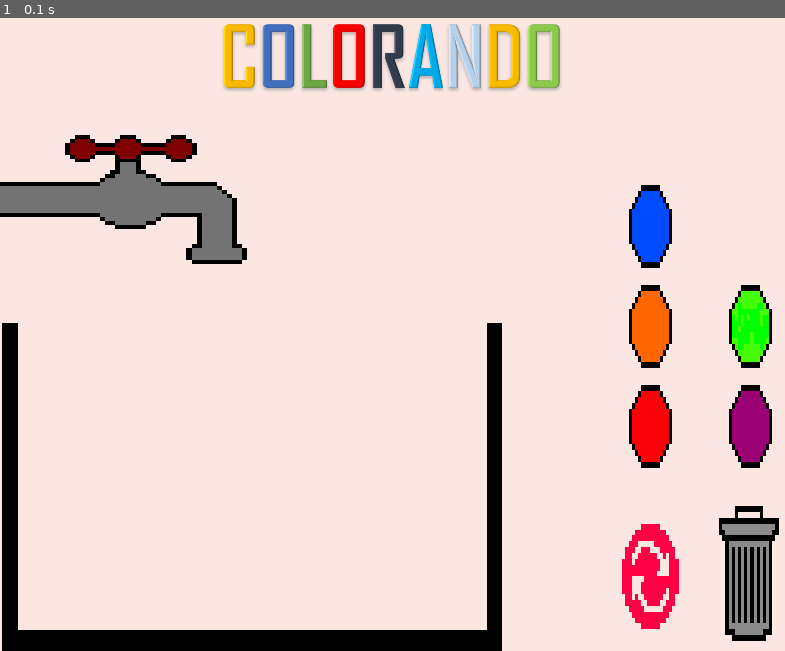
Above: before the commit, frame 1.
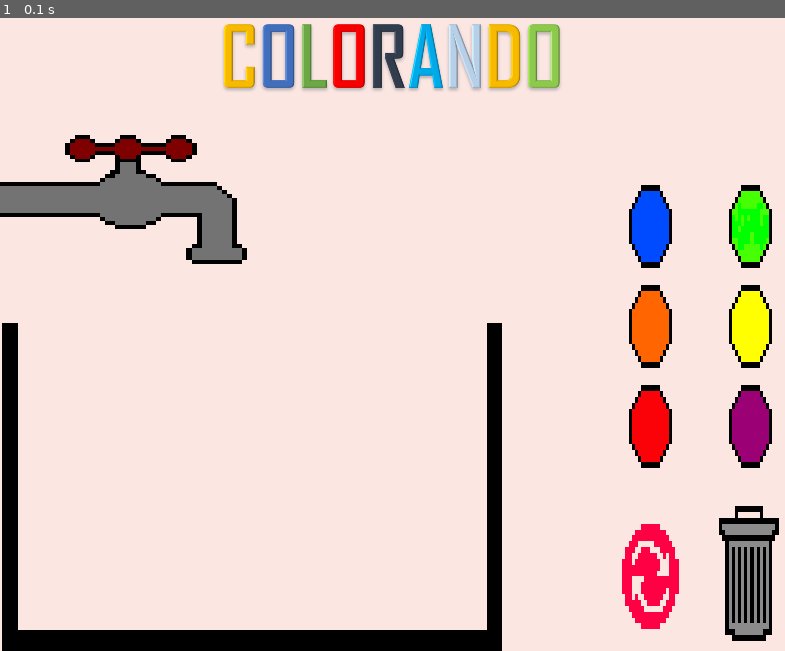
Above: after the commit, the same moment.

Repository: DouglasAndC/GAME-COLORANDO-PYGAME
Game: pygame game, started from Main/fase_1.py
Two runs of this game, one before a commit and one after it. Both use one fixed random seed, a clock stepped at 60 frames per second and the inputs below.
Inputs:
- Up to frame 1 (0.1 s): no input

The runs differ from the first frame. In frame 1, 1.0% of the frame differs, in the area x 92-99%, y 26-55%.

Commit message:
Fase - botoes funcinando

Diff:
--- a/Main/fase_1.py
+++ b/Main/fase_1.py
@@ -51,18 +51,6 @@
         return pygame.draw.rect(screen, color, [x, y, width, height])
 
 def menu():
-        #Criando Retangulos
-        #Reta caindo 1
-        #pygame.draw.rect(screen, CorSelecionada, [188, 313, 60, 365])
-        #Retangulo Balde Preenchido
-        #pygame.draw.rect(screen, CorSelecionada, [19, 373, 468, 305])
-        #Retangulo até metade
-        #pygame.draw.rect(screen, CorSelecionada, [19, 508, 468, 170])
-        #Retangulo acima metade
-        #pygame.draw.rect(screen, CorSelecionada, [19, 373, 468, 170])
-        #Retangulo Caindo ate metade
-        #pygame.draw.rect(screen, BLUE, [188, 313, 60, 195])
-        #screen.blit(dimensao_botao('btnVerde'),(550,-100))
         btn1 = botoesMenu(BLACK,630,240,40,70)#azul
         btn2 = botoesMenu(BLACK,630,340,40,70)#laranja
         btn3 = botoesMenu(BLACK,630,440,40,70)#vermelho
@@ -75,16 +63,15 @@
         titulo()
         torneira()
         balde()
+        screen.blit(dimensao_botao('btnAzul'),(450,-100))
+        screen.blit(dimensao_botao('btnLaranja'),(450,0))
+        screen.blit(dimensao_botao('btnVermelho'),(450,100))
+        screen.blit(dimensao_botao('btnVerde'),(550,-100))
         screen.blit(dimensao_botao('btnAmarelo'),(550,0))
-        screen.blit(dimensao_botao('btnVerde'),(550,0))
-        screen.blit(dimensao_botao('btnLaranja'),(450,0))
         screen.blit(dimensao_botao('btnRoxo'),(550,100))
-        screen.blit(dimensao_botao('btnVermelho'),(450,100))
         screen.blit(dimensao_botao('btnMistura'),(450,250))
-
         screen.blit(dimensao_botao('btnExclui'),(550,250))
 
-        screen.blit(dimensao_botao('btnAzul'),(450,-100))
         return btn1,btn2,btn3,btn4,btn5,btn6,btn7,btn8
 
 def primeiro():
